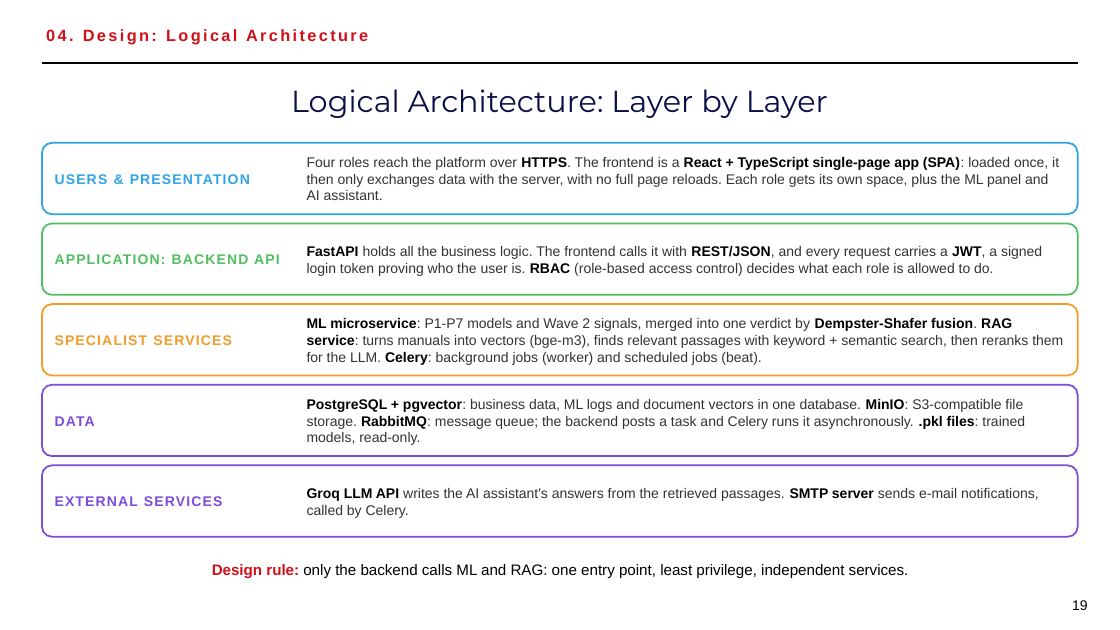
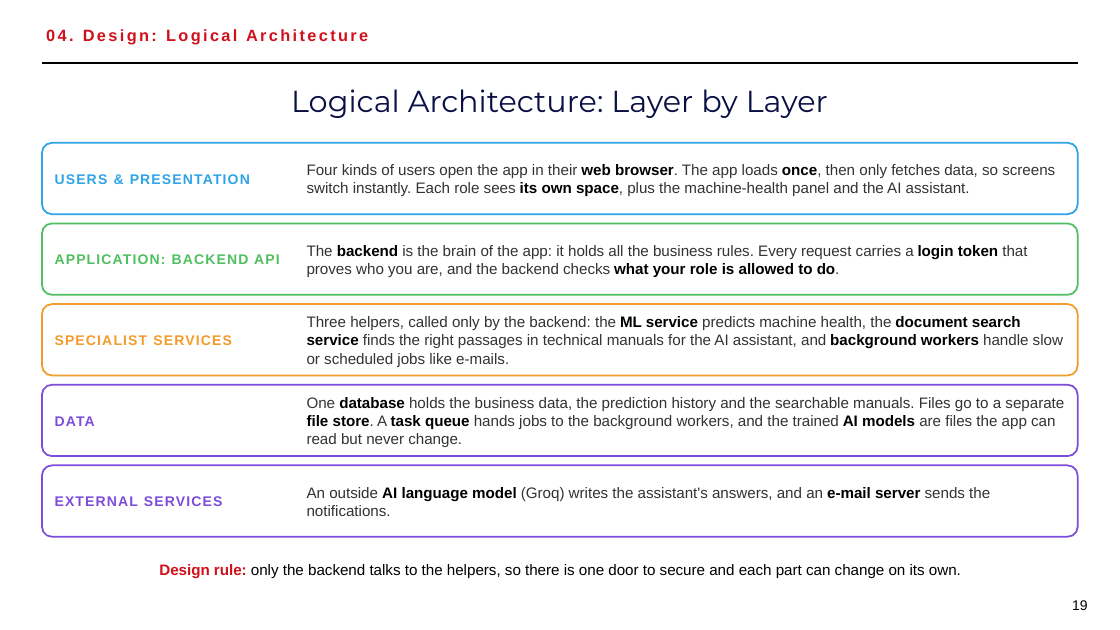
Before and after one commit to hamzAmbarki2/EAMSagemCOm, a slide deck: slide 19 of presentation/technical_defense_final_v2.pptx. Drawn at 1120x630 pixels with LibreOffice and Linux fonts; fonts in the diff are those of the drawing. Boxes give left, top, right and bottom in pixels: in the first picture for what was removed or moved away, otherwise in the second. Text is boxed around its words. In the diff, an @@ line names an element or a change of style, - is before the commit and + after.

```diff
--- a/presentation/technical_defense_final_v2.pptx
+++ b/presentation/technical_defense_final_v2.pptx
@@ text at box(307, 164, 1055, 196): text changed; size 12 to 13 pt @@
-Four roles reach the platform over HTTPS. The frontend is a React + TypeScript single-page app (SPA): loaded once, it then only exchanges data with the server, with no full page reloads. Each role gets its own space, plus the ML panel and AI assistant.
+Four kinds of users open the app in their web browser. The app loads once, then only fetches data, so screens switch instantly. Each role sees its own space, plus the machine-health panel and the AI assistant.
@@ text at box(307, 245, 1027, 277): text changed; size 12 to 13 pt @@
-FastAPI holds all the business logic. The frontend calls it with REST/JSON, and every request carries a JWT, a signed login token proving who the user is. RBAC (role-based access control) decides what each role is allowed to do.
+The backend is the brain of the app: it holds all the business rules. Every request carries a login token that proves who you are, and the backend checks what your role is allowed to do.
@@ text at box(307, 316, 1063, 367): text changed; size 12 to 13 pt @@
-ML microservice: P1-P7 models and Wave 2 signals, merged into one verdict by Dempster-Shafer fusion. RAG service: turns manuals into vectors (bge-m3), finds relevant passages with keyword + semantic search, then reranks them for the LLM. Celery: background jobs (worker) and scheduled jobs (beat).
+Three helpers, called only by the backend: the ML service predicts machine health, the document search service finds the right passages in technical manuals for the AI assistant, and background workers handle slow or scheduled jobs like e-mails.
@@ text at box(307, 397, 1064, 447): text changed; size 12 to 13 pt @@
-PostgreSQL + pgvector: business data, ML logs and document vectors in one database. MinIO: S3-compatible file storage. RabbitMQ: message queue; the backend posts a task and Celery runs it asynchronously. .pkl files: trained models, read-only.
+One database holds the business data, the prediction history and the searchable manuals. Files go to a separate file store. A task queue hands jobs to the background workers, and the trained AI models are files the app can read but never change.
@@ text at box(307, 487, 990, 516): text changed; size 12 to 13 pt @@
-Groq LLM API writes the AI assistant's answers from the retrieved passages. SMTP server sends e-mail notifications, called by Celery.
+An outside AI language model (Groq) writes the assistant's answers, and an e-mail server sends the notifications.
@@ text at box(159, 564, 961, 578): text changed @@
-Design rule: only the backend calls ML and RAG: one entry point, least privilege, independent services.
+Design rule: only the backend talks to the helpers, so there is one door to secure and each part can change on its own.
```
